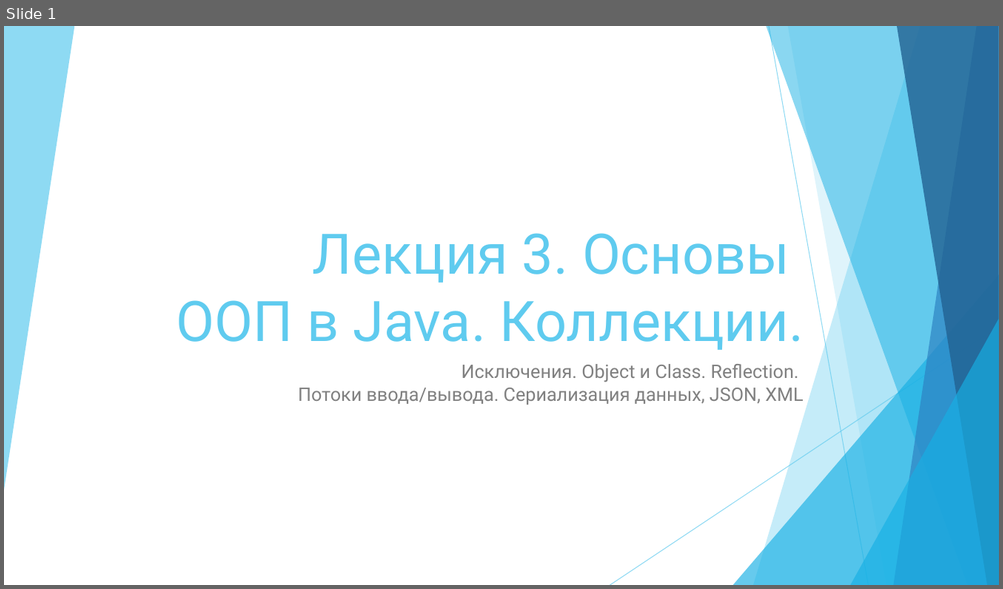
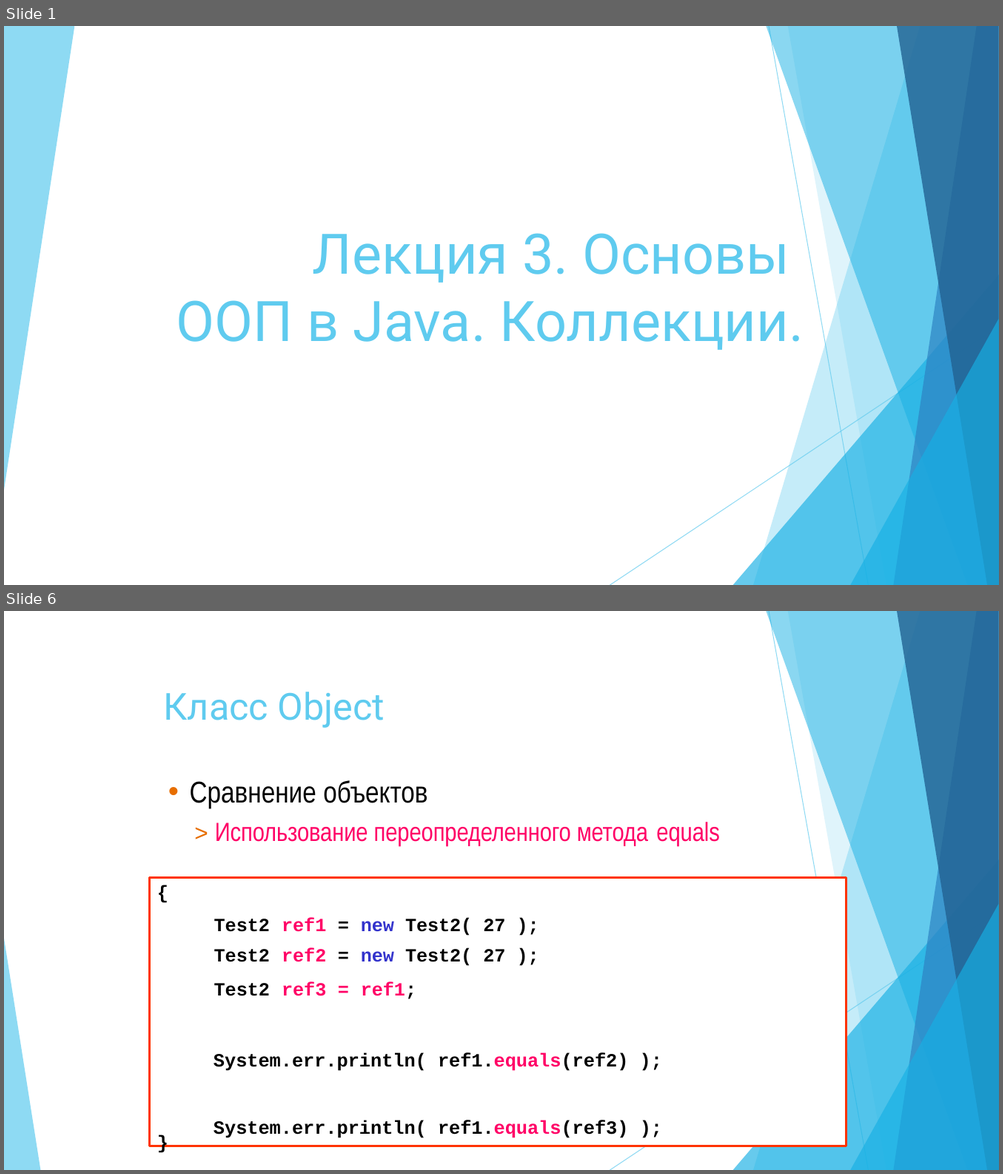
Before and after one commit to vvsirius/Presentations, a slide deck: 03. Java.pptx. Shown one above the other, each under a label of ours: slide 1 before the commit, slides 1 and 6 after it; the slides between them are not shown. The pictures are 1003x589 and 1003x1174 pixels, drawn with LibreOffice and Linux fonts; fonts in the diff are those of the drawing. Boxes give left, top, right and bottom in pixels: in the first picture for what was removed or moved away, otherwise in the second. Text is boxed around its words. In the diff, an @@ line names an element or a change of style, - is before the commit and + after.

```diff
--- a/03. Java.pptx
+++ b/03. Java.pptx
@@ slide 6 added at bbox=[4, 611, 999, 1170], background #FFFFFF; not listed: 9 template elements that a slide beside it also shows @@
@@ title added at bbox=[164, 692, 384, 728], 36 pt, text #5FCBEF @@
+Класс Object
@@ text added at bbox=[190, 780, 719, 846], 25.4 pt, text #FF0066 @@
+• Сравнение объектов
+> Использование переопределенного метода equals
+{
@@ freeform shape added at bbox=[150, 877, 845, 1146], fill #FFFFFF @@
@@ freeform shape added at bbox=[150, 877, 845, 1146], outline #FF3300 2 pt @@
@@ table added at bbox=[211, 916, 543, 1005], 3 rows, 4 columns @@
+Test2 | ref1 | = | new Test2( 27 );
+Test2 | ref2 | = | new Test2( 27 );
+Test2 | ref3 | = | ref1;
@@ triangle added at bbox=[4, 939, 40, 1170], fill #5FCBEF at 70% opacity @@
@@ text added at bbox=[213, 1053, 629, 1139], 18.1 pt, text #000000, bold @@
+System.err.println( ref1.equals(ref2) ); System.err.println( ref1.equals(ref3) );
@@ text added at bbox=[156, 1133, 170, 1154], 18.1 pt, text #000000, bold @@
+}
@@ text added at bbox=[781, 1145, 802, 1146], 18.1 pt, text #000000 @@
+42
@@ slide 1 changed as well @@
@@ subtitle removed at bbox=[298, 364, 802, 405] @@
-Исключения. Object и Class. Reflection.
-Потоки ввода/вывода. Сериализация данных, JSON, XML
```
Also in this commit, not shown: 34 other slides added, 38 slides removed, 15 other files.
